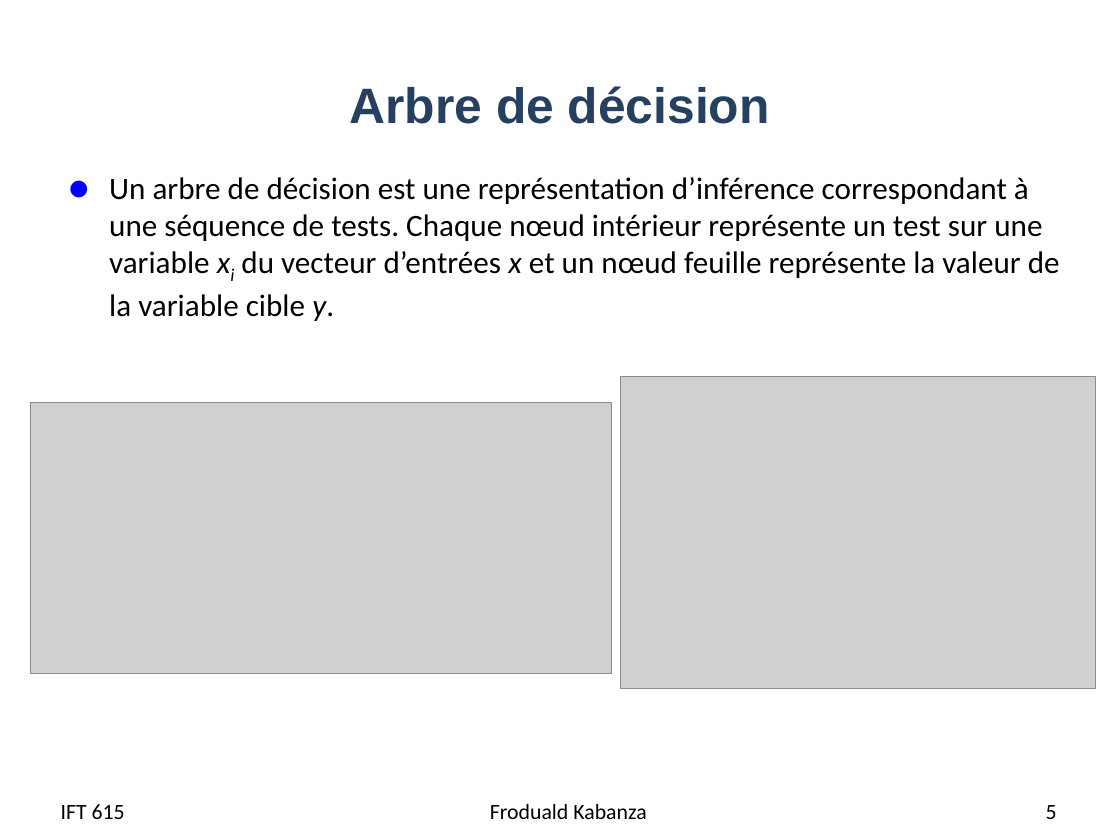
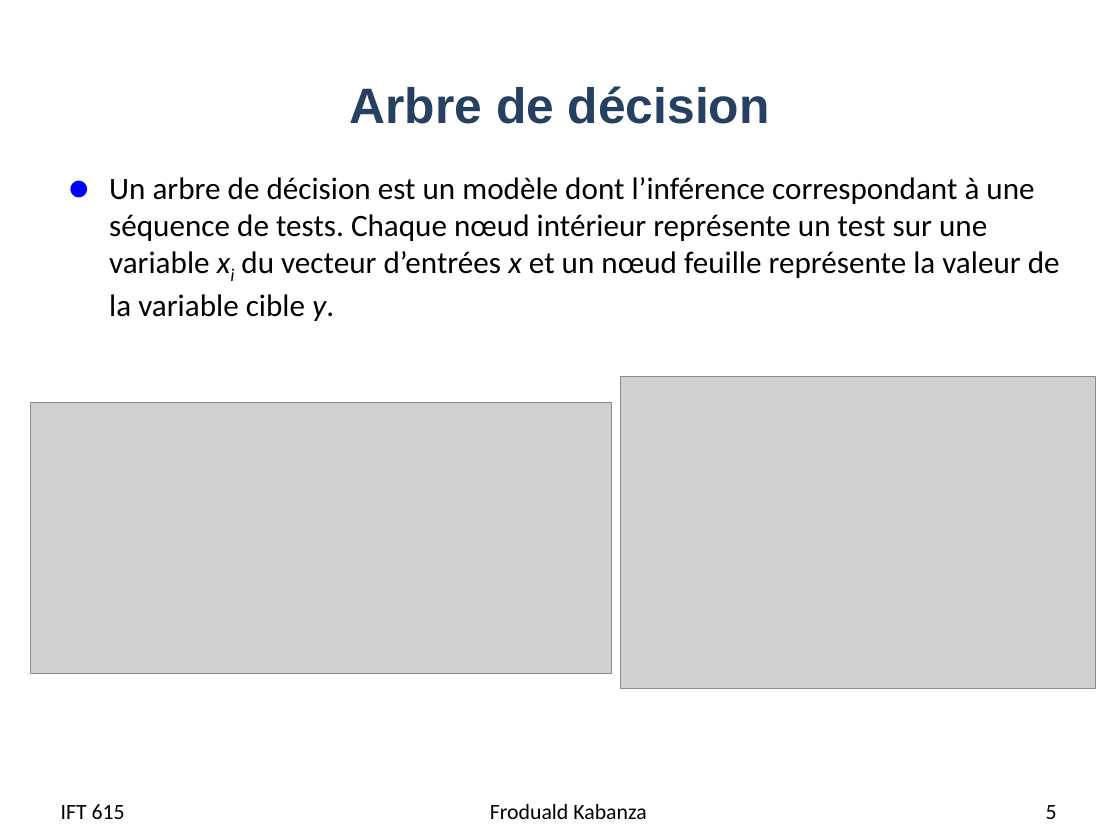
Before and after one commit to djeffkanda/djeffkanda.github.io, a slide deck: slide 5 of ift/assets/slides/ift615-08-Apprentissage avec des arbres de decision.pptx. Drawn at 1120x840 pixels with LibreOffice and Linux fonts; fonts in the diff are those of the drawing; grey boxes stand for pictures. Boxes give left, top, right and bottom in pixels: in the first picture for what was removed or moved away, otherwise in the second. Text is boxed around its words. In the diff, an @@ line names an element or a change of style, - is before the commit and + after.

```diff
--- a/ift/assets/slides/ift615-08-Apprentissage avec des arbres de decision.pptx
+++ b/ift/assets/slides/ift615-08-Apprentissage avec des arbres de decision.pptx
@@ text at (109, 177, 1060, 321): text changed @@
-● Un arbre de décision est une représentation d’inférence correspondant à une séquence de tests. Chaque nœud intérieur représente un test sur une variable xi du vecteur d’entrées x et un nœud feuille représente la valeur de la variable cible y.
+● Un arbre de décision est un modèle dont l’inférence correspondant à une séquence de tests. Chaque nœud intérieur représente un test sur une variable xi du vecteur d’entrées x et un nœud feuille représente la valeur de la variable cible y.
```
Also in this commit, not shown: 13 other slides changed, 2 other files.
